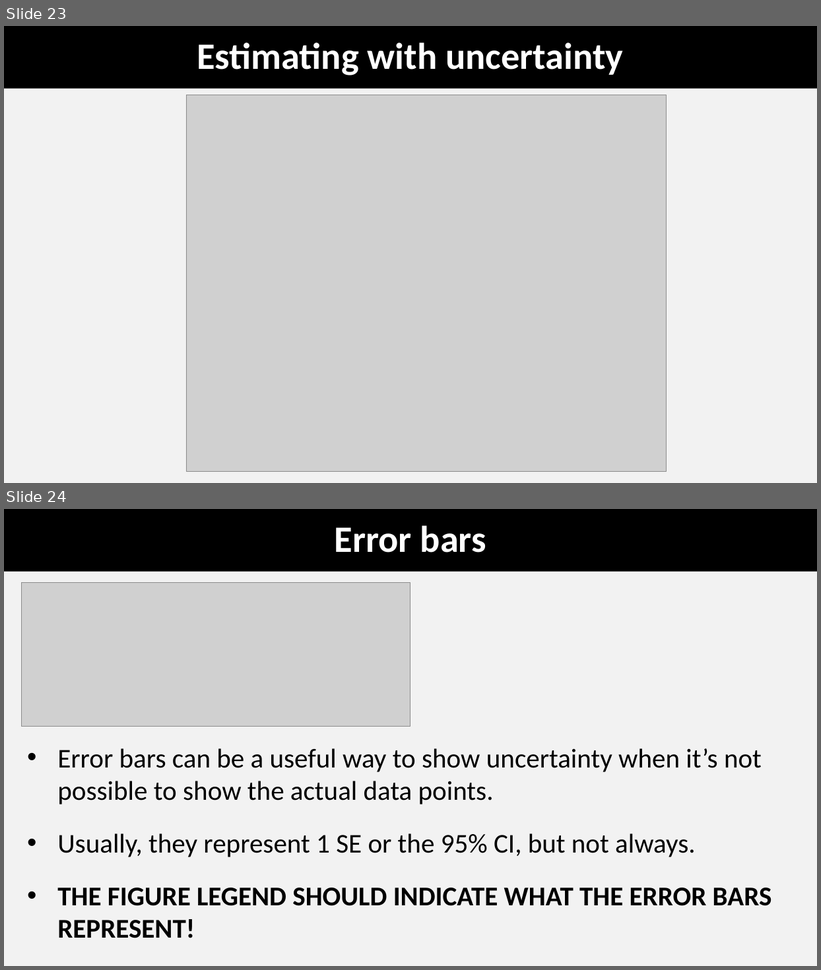
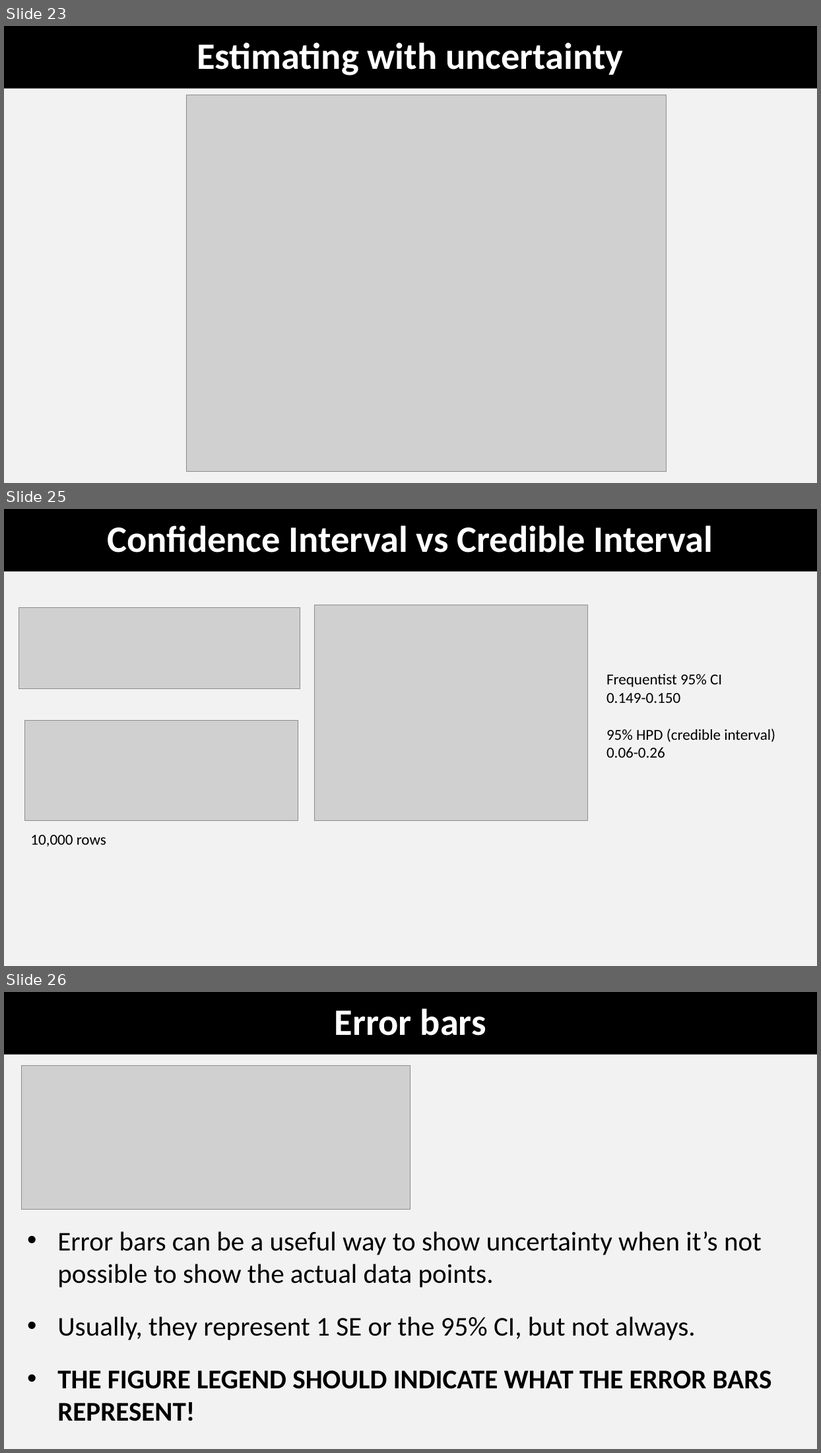
Before and after one commit to coleoguy/coleoguy.github.io, a slide deck: teaching/expdes/lectures/week3.pptx. Shown one above the other, each under a label of ours: slides 23 and 24 before the commit, slides 23, 25 and 26 after it; the slides between them are not shown. The pictures are 821x970 and 821x1453 pixels, drawn with LibreOffice and Linux fonts; fonts in the diff are those of the drawing; grey boxes stand for pictures. Boxes give left, top, right and bottom in pixels: in the first picture for what was removed or moved away, otherwise in the second. Text is boxed around its words. In the diff, an @@ line names an element or a change of style, - is before the commit and + after.

```diff
--- a/teaching/expdes/lectures/week3.pptx
+++ b/teaching/expdes/lectures/week3.pptx
@@ slide 25 added at bbox=[4, 509, 817, 966], background #F2F2F2 @@
@@ title added at bbox=[4, 509, 817, 571], fill #000000, 44 pt, text #FFFFFF, bold @@
+Confidence Interval vs Credible Interval
@@ picture added at bbox=[314, 605, 587, 821] @@
@@ picture added at bbox=[19, 608, 300, 689] @@
@@ text added at bbox=[607, 674, 776, 758], 18 pt, text #000000 @@
+Frequentist 95% CI
+0.149-0.150
+95% HPD (credible interval)
+0.06-0.26
@@ picture added at bbox=[24, 721, 298, 821] @@
@@ text added at bbox=[30, 835, 106, 847], 18 pt, text #000000 @@
+10,000 rows
@@ what was slide 24 is now slide 26 @@
```
Also in this commit, not shown: 1 other slide added, 10 other files.
